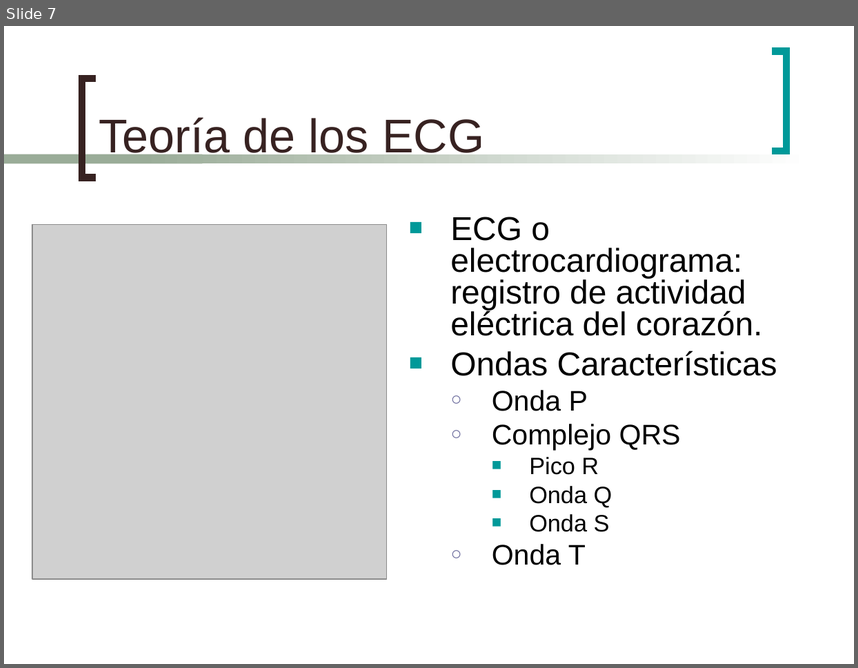
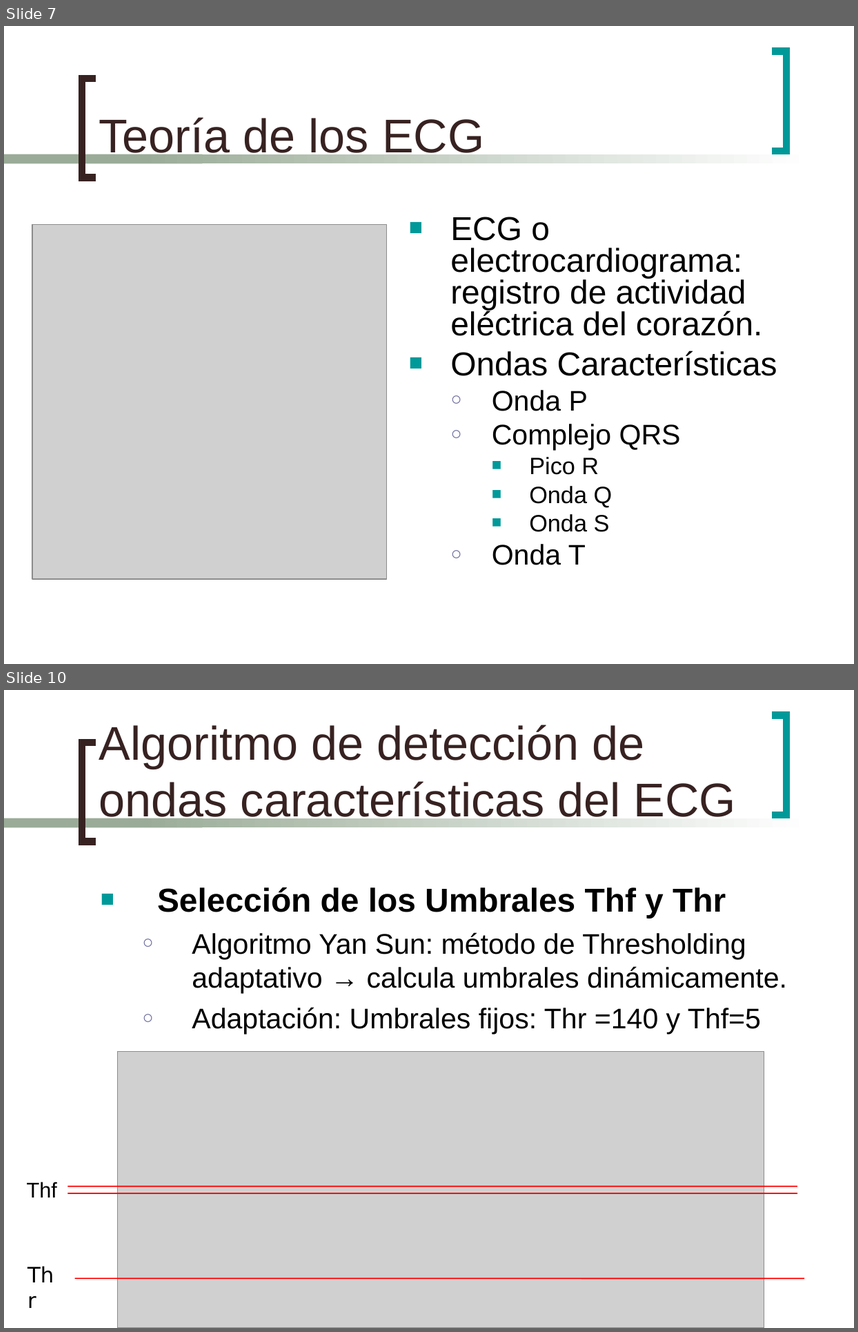
Before and after one commit to mmja/redsensores, a slide deck: Memoria/EstudioMemoria.ppt. Shown one above the other, each under a label of ours: slide 7 before the commit, slides 7 and 10 after it; the slides between them are not shown. The pictures are 858x668 and 858x1332 pixels, drawn with LibreOffice and Linux fonts; fonts in the diff are those of the drawing; grey boxes stand for pictures. Boxes give left, top, right and bottom in pixels: in the first picture for what was removed or moved away, otherwise in the second. Text is boxed around its words. In the diff, an @@ line names an element or a change of style, - is before the commit and + after.

```diff
--- a/Memoria/EstudioMemoria.ppt
+++ b/Memoria/EstudioMemoria.ppt
@@ slide 10 added at [4,690,854,1328], background #FFFFFF; not listed: 4 template elements that a slide beside it also shows @@
@@ title added at [99,724,736,825], 40 pt, text #372221 @@
+Algoritmo de detección de ondas características del ECG
@@ text added at [157,887,787,1034], 24 pt, text #000000 @@
+■ Selección de los Umbrales Thf y Thr
+  ○ Algoritmo Yan Sun: método de Thresholding adaptativo → calcula umbrales dinámicamente.
+  ○ Adaptación: Umbrales fijos: Thr =140 y Thf=5
@@ picture added at [117,1052,764,1328] @@
@@ text added at [27,1181,57,1197], 18 pt, text #000000 @@
+Thf
@@ line added from (67, 1185) to (797, 1185), #FF0000 0.99 pt @@
@@ line added from (67, 1193) to (797, 1193), #FF0000 0.99 pt @@
@@ text added at [19,1257,70,1291], 18 pt, text #000000 @@
+Thr
@@ line added from (74, 1279) to (805, 1279), #FF0000 0.99 pt @@
```
Also in this commit, not shown: 8 slides changed, 4 other slides added, 6 slides removed, 1 other file.
